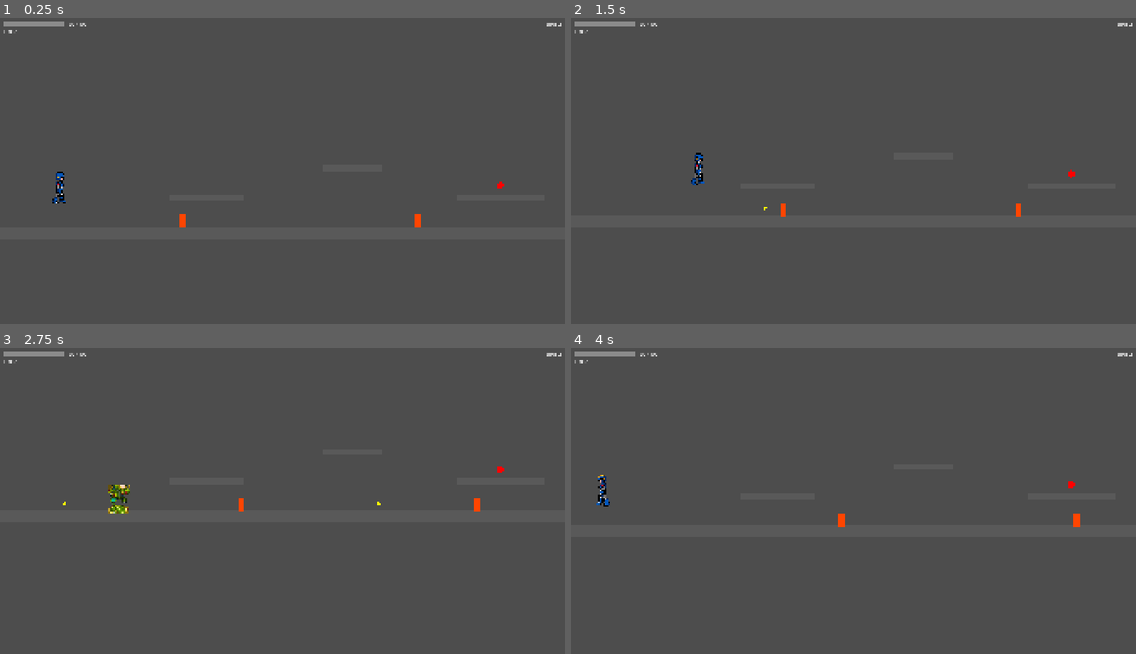
Above: before the commit, frames 1-4 (two rows, left to right).
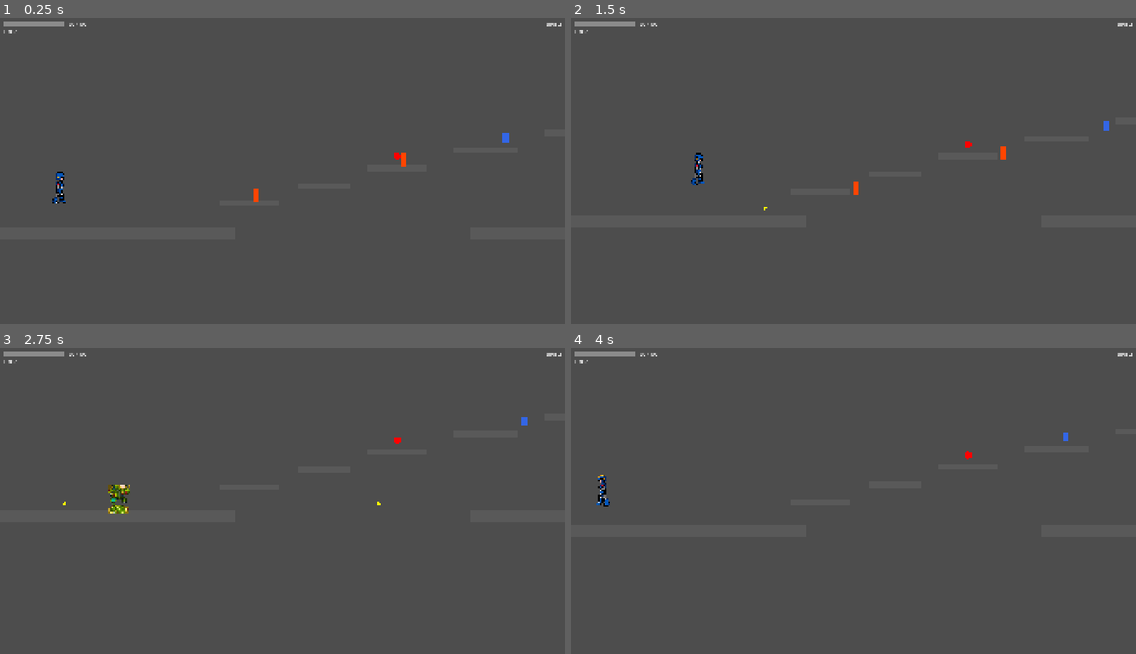
Above: after the commit, the same moments.

Repository: joaoramos00/NullvexGame
Game: Godot game, scene res://stages/stage_01/stage_01.tscn
Same seed, same stepped clock (60 frames per second), same inputs: the game is played once before the commit and once after it. This scene is started directly instead of the project's main scene.
Inputs (mouse positions are in pixels of both pictures, inside the frame that each line leads up to):
- Up to frame 1 (0.25 s): no input
- Up to frame 2 (1.5 s): move the mouse to (825, 241) at 0.52 s; hold Right (move_right) from 0.53 s (still down); tap Z (attack) at 0.6 s; click (825, 241) at 0.67 s; tap Space (jump) at 0.77 s; move the mouse to (1023, 223) at 1.27 s; tap X (dash) at 1.35 s
- Up to frame 3 (2.75 s): tap Space (jump) at 1.52 s; move the mouse to (113, 458) at 2.02 s; release Right (move_right) at 2.03 s; hold Left (move_left) from 2.03 s (still down); tap Z (attack) at 2.1 s
- Up to frame 4 (4 s): keep holding Left (move_left); move the mouse to (881, 507) at 2.77 s; tap X (dash) at 2.85 s; click (881, 507) at 2.92 s; tap Space (jump) at 3.02, 3.77 s; move the mouse to (768, 427) at 3.52 s; tap Z (attack) at 3.6 s

The runs differ from the first frame. In frame 1, 0.3% of the frame differs, in the area x 31-91%, y 37-69%; in frame 2, 0.2%; in frame 3, 0.2%; in frame 4, 0.2%.
Error in both runs: Invalid access to property or key 'body_entered' on a base object of type 'null instance'. (res://characters/enemies/enemy_base.gd:26)

Commit message:
feat: layout stage 01 - vulcão ascendente (Ignarath)

Diff:
--- a/stages/stage_01/stage_01.tscn
+++ b/stages/stage_01/stage_01.tscn
@@ -12,28 +12,50 @@
 [ext_resource type="PackedScene" uid="uid://enemy_base" path="res://characters/enemies/enemy_base.tscn" id="10_grunt"]
 [ext_resource type="PackedScene" uid="uid://enemy_flyer" path="res://characters/enemies/enemy_flyer.tscn" id="11_flyer"]
 
-[sub_resource type="RectangleShape2D" id="Floor"]
-size = Vector2(5400, 40)
+[sub_resource type="RectangleShape2D" id="FloorA"]
+size = Vector2(800, 40)
 
-[sub_resource type="RectangleShape2D" id="PA"]
+[sub_resource type="RectangleShape2D" id="FloorB"]
+size = Vector2(600, 40)
+
+[sub_resource type="RectangleShape2D" id="FloorPre"]
+size = Vector2(500, 40)
+
+[sub_resource type="RectangleShape2D" id="FloorBoss"]
+size = Vector2(1200, 40)
+
+[sub_resource type="RectangleShape2D" id="P1"]
+size = Vector2(200, 20)
+
+[sub_resource type="RectangleShape2D" id="P2"]
+size = Vector2(180, 20)
+
+[sub_resource type="RectangleShape2D" id="P3"]
+size = Vector2(200, 20)
+
+[sub_resource type="RectangleShape2D" id="P4"]
+size = Vector2(220, 20)
+
+[sub_resource type="RectangleShape2D" id="P5"]
+size = Vector2(200, 20)
+
+[sub_resource type="RectangleShape2D" id="P6"]
+size = Vector2(200, 20)
+
+[sub_resource type="RectangleShape2D" id="P7"]
+size = Vector2(220, 20)
+
+[sub_resource type="RectangleShape2D" id="P8"]
+size = Vector2(200, 20)
+
+[sub_resource type="RectangleShape2D" id="P9"]
 size = Vector2(250, 20)
 
-[sub_resource type="RectangleShape2D" id="PB"]
-size = Vector2(200, 20)
-
-[sub_resource type="RectangleShape2D" id="PC"]
-size = Vector2(300, 20)
-
-[sub_resource type="RectangleShape2D" id="PD"]
-size = Vector2(200, 20)
-
-[sub_resource type="RectangleShape2D" id="PE"]
-size = Vector2(250, 20)
-
-[sub_resource type="RectangleShape2D" id="PF"]
+[sub_resource type="RectangleShape2D" id="P10"]
 size = Vector2(200, 20)
 
 [node name="Stage01" type="Node2D"]
+platform_color = Color(0.9, 0.3, 0.1, 1)
 script = ExtResource("1_script")
 
 [node name="PlayerSpawn" type="Node2D" parent="."]
@@ -46,62 +68,90 @@
 checkpoint_index = 1
 
 [node name="Checkpoint2" parent="." instance=ExtResource("3_cp")]
-position = Vector2(3800, 490)
+position = Vector2(3500, 490)
 checkpoint_index = 2
 
-[node name="Floor" type="StaticBody2D" parent="."]
-position = Vector2(2600, 560)
+[node name="FloorA" type="StaticBody2D" parent="."]
+position = Vector2(400, 560)
+[node name="CollisionShape2D" type="CollisionShape2D" parent="FloorA"]
+shape = SubResource("FloorA")
 
-[node name="CollisionShape2D" type="CollisionShape2D" parent="Floor"]
-shape = SubResource("Floor")
+[node name="FloorB" type="StaticBody2D" parent="."]
+position = Vector2(1900, 560)
+[node name="CollisionShape2D" type="CollisionShape2D" parent="FloorB"]
+shape = SubResource("FloorB")
 
-[node name="PlatformA" type="StaticBody2D" parent="."]
-position = Vector2(700, 440)
+[node name="FloorPre" type="StaticBody2D" parent="."]
+position = Vector2(3500, 560)
+[node name="CollisionShape2D" type="CollisionShape2D" parent="FloorPre"]
+shape = SubResource("FloorPre")
 
-[node name="CollisionShape2D" type="CollisionShape2D" parent="PlatformA"]
-shape = SubResource("PA")
+[node name="FloorBoss" type="StaticBody2D" parent="."]
+position = Vector2(4700, 560)
+[node name="CollisionShape2D" type="CollisionShape2D" parent="FloorBoss"]
+shape = SubResource("FloorBoss")
 
-[node name="PlatformB" type="StaticBody2D" parent="."]
-position = Vector2(1200, 340)
+[node name="Plat1" type="StaticBody2D" parent="."]
+position = Vector2(850, 460)
+[node name="CollisionShape2D" type="CollisionShape2D" parent="Plat1"]
+shape = SubResource("P1")
 
-[node name="CollisionShape2D" type="CollisionShape2D" parent="PlatformB"]
-shape = SubResource("PB")
+[node name="Plat2" type="StaticBody2D" parent="."]
+position = Vector2(1100, 400)
+[node name="CollisionShape2D" type="CollisionShape2D" parent="Plat2"]
+shape = SubResource("P2")
 
-[node name="PlatformC" type="StaticBody2D" parent="."]
-position = Vector2(1700, 440)
+[node name="Plat3" type="StaticBody2D" parent="."]
+position = Vector2(1350, 340)
+[node name="CollisionShape2D" type="CollisionShape2D" parent="Plat3"]
+shape = SubResource("P3")
 
-[node name="CollisionShape2D" type="CollisionShape2D" parent="PlatformC"]
-shape = SubResource("PC")
+[node name="Plat4" type="StaticBody2D" parent="."]
+position = Vector2(1650, 280)
+[node name="CollisionShape2D" type="CollisionShape2D" parent="Plat4"]
+shape = SubResource("P4")
 
-[node name="PlatformD" type="StaticBody2D" parent="."]
-position = Vector2(2300, 340)
+[node name="Plat5" type="StaticBody2D" parent="."]
+position = Vector2(1950, 220)
+[node name="CollisionShape2D" type="CollisionShape2D" parent="Plat5"]
+shape = SubResource("P5")
 
-[node name="CollisionShape2D" type="CollisionShape2D" parent="PlatformD"]
-shape = SubResource("PD")
+[node name="Plat6" type="StaticBody2D" parent="."]
+position = Vector2(2300, 280)
+[node name="CollisionShape2D" type="CollisionShape2D" parent="Plat6"]
+shape = SubResource("P6")
 
-[node name="PlatformE" type="StaticBody2D" parent="."]
-position = Vector2(3100, 440)
+[node name="Plat7" type="StaticBody2D" parent="."]
+position = Vector2(2600, 340)
+[node name="CollisionShape2D" type="CollisionShape2D" parent="Plat7"]
+shape = SubResource("P7")
 
-[node name="CollisionShape2D" type="CollisionShape2D" parent="PlatformE"]
-shape = SubResource("PE")
+[node name="Plat8" type="StaticBody2D" parent="."]
+position = Vector2(2900, 400)
+[node name="CollisionShape2D" type="CollisionShape2D" parent="Plat8"]
+shape = SubResource("P8")
 
-[node name="PlatformF" type="StaticBody2D" parent="."]
-position = Vector2(3600, 340)
+[node name="Plat9" type="StaticBody2D" parent="."]
+position = Vector2(3200, 460)
+[node name="CollisionShape2D" type="CollisionShape2D" parent="Plat9"]
+shape = SubResource("P9")
 
-[node name="CollisionShape2D" type="CollisionShape2D" parent="PlatformF"]
-shape = SubResource("PF")
+[node name="Plat10" type="StaticBody2D" parent="."]
+position = Vector2(3700, 380)
+[node name="CollisionShape2D" type="CollisionShape2D" parent="Plat10"]
+shape = SubResource("P10")
 
 [node name="Heart" parent="." instance=ExtResource("4_col")]
-position = Vector2(1700, 400)
+position = Vector2(1350, 300)
 stage_id = 1
 
 [node name="ArmorZaelHelmet" parent="." instance=ExtResource("4_col")]
-position = Vector2(2300, 300)
+position = Vector2(1950, 180)
 collectible_type = 2
 armor_piece = "helmet"
 
 [node name="DualBladesZara" parent="." instance=ExtResource("4_col")]
-position = Vector2(3100, 400)
+position = Vector2(2900, 360)
 collectible_type = 5
 ability_id = "dual_blades"
 
@@ -112,19 +162,22 @@
 arena_floor = 540.0
 
 [node name="Grunt1" parent="." instance=ExtResource("10_grunt")]
-position = Vector2(600, 490)
+position = Vector2(850, 430)
 
 [node name="Grunt2" parent="." instance=ExtResource("10_grunt")]
-position = Vector2(1400, 490)
+position = Vector2(1350, 310)
 
 [node name="Grunt3" parent="." instance=ExtResource("10_grunt")]
-position = Vector2(2500, 490)
+position = Vector2(2600, 310)
 
 [node name="Grunt4" parent="." instance=ExtResource("10_grunt")]
-position = Vector2(3300, 490)
+position = Vector2(2900, 370)
 
 [node name="Flyer1" parent="." instance=ExtResource("11_flyer")]
-position = Vector2(2000, 320)
+position = Vector2(1700, 240)
+
+[node name="Flyer2" parent="." instance=ExtResource("11_flyer")]
+position = Vector2(2150, 220)
 
 [node name="HUD" parent="." instance=ExtResource("5_hud")]
 [node name="PauseMenu" parent="." instance=ExtResource("6_pause")]
